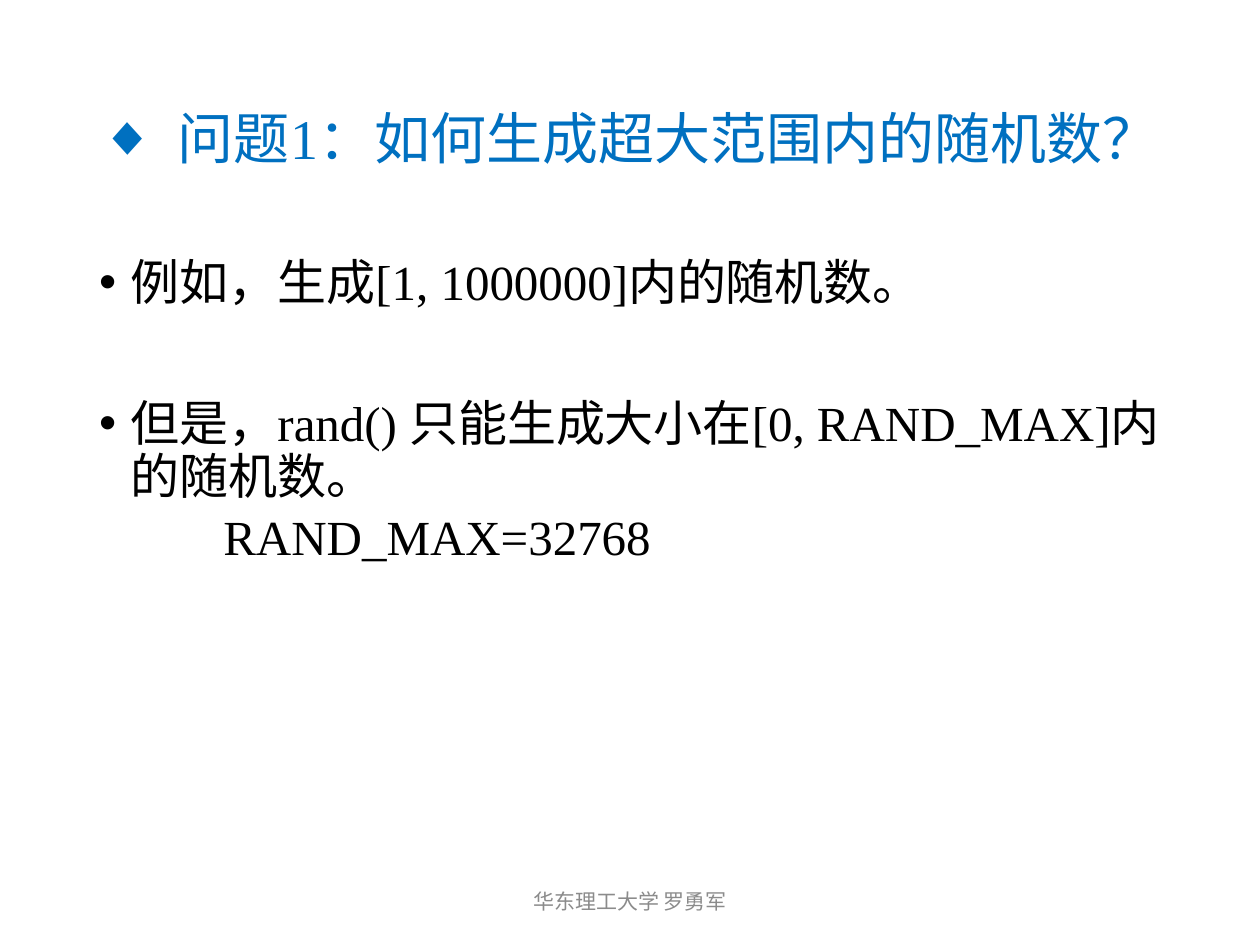
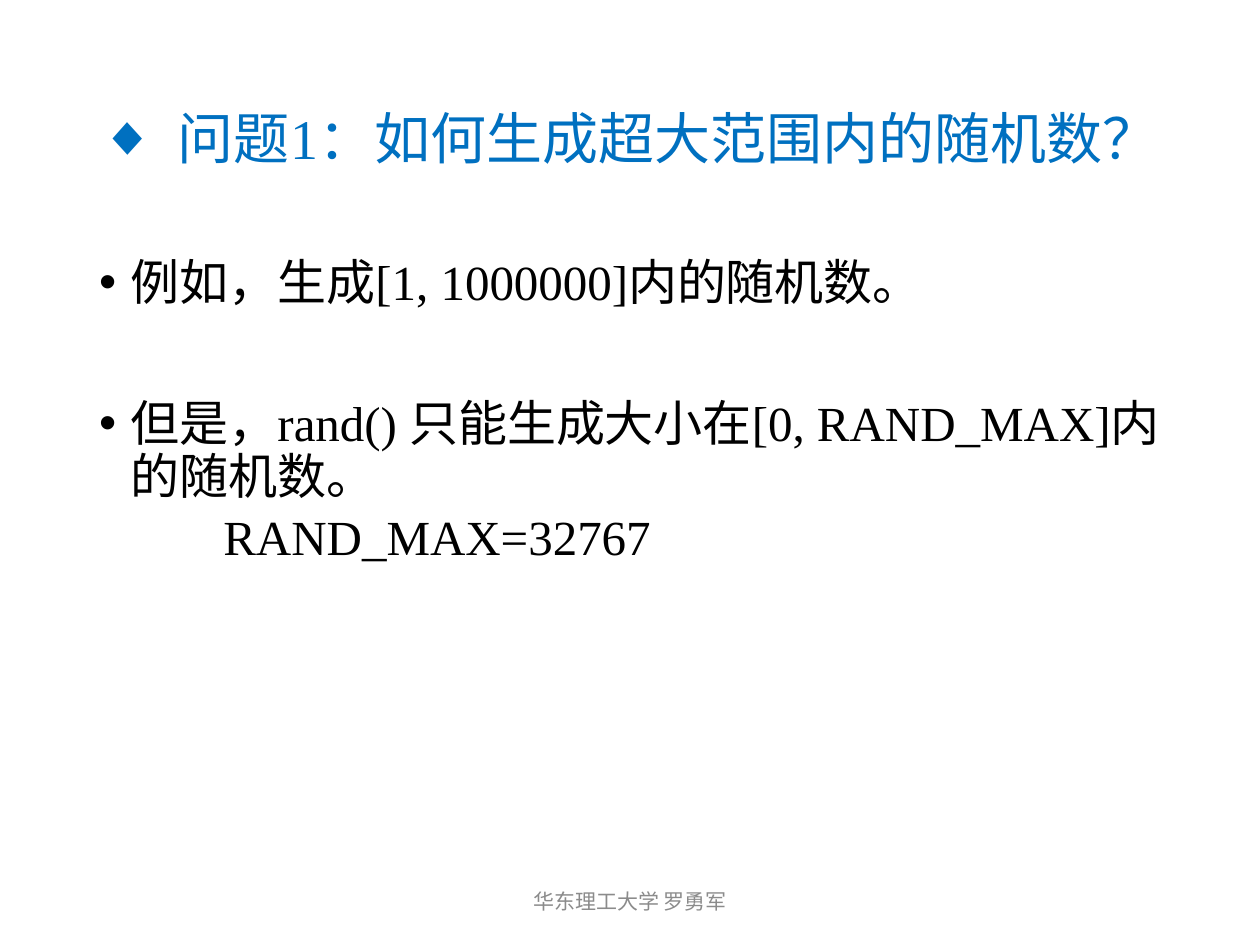
Before and after one commit to luoyongjun999/code, a slide deck: slide 4 of 初学者指南/2测试数据与对拍.pptx. Drawn at 1260x945 pixels with LibreOffice and Linux fonts; fonts in the diff are those of the drawing. Boxes give left, top, right and bottom in pixels: in the first picture for what was removed or moved away, otherwise in the second. Text is boxed around its words. In the diff, an @@ line names an element or a change of style, - is before the commit and + after.

```diff
--- a/初学者指南/2测试数据与对拍.pptx
+++ b/初学者指南/2测试数据与对拍.pptx
@@ text at [223,522,650,562]: text changed @@
-  RAND_MAX=32768
+  RAND_MAX=32767
```
Also in this commit, not shown: 4 other slides changed.
